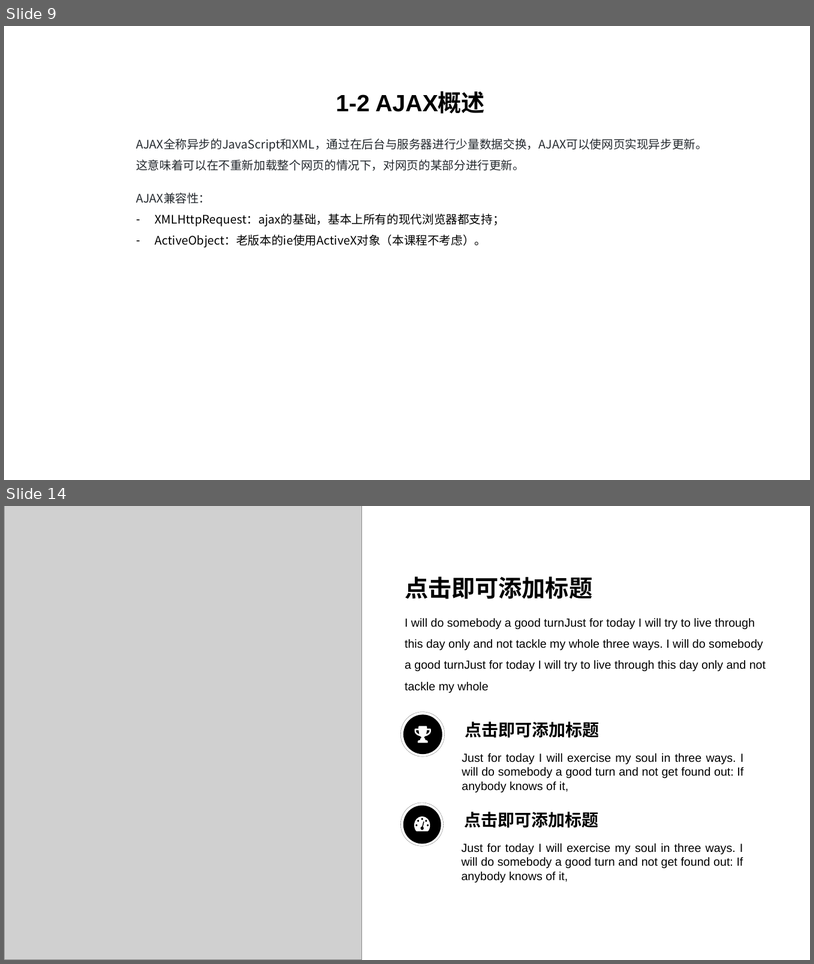
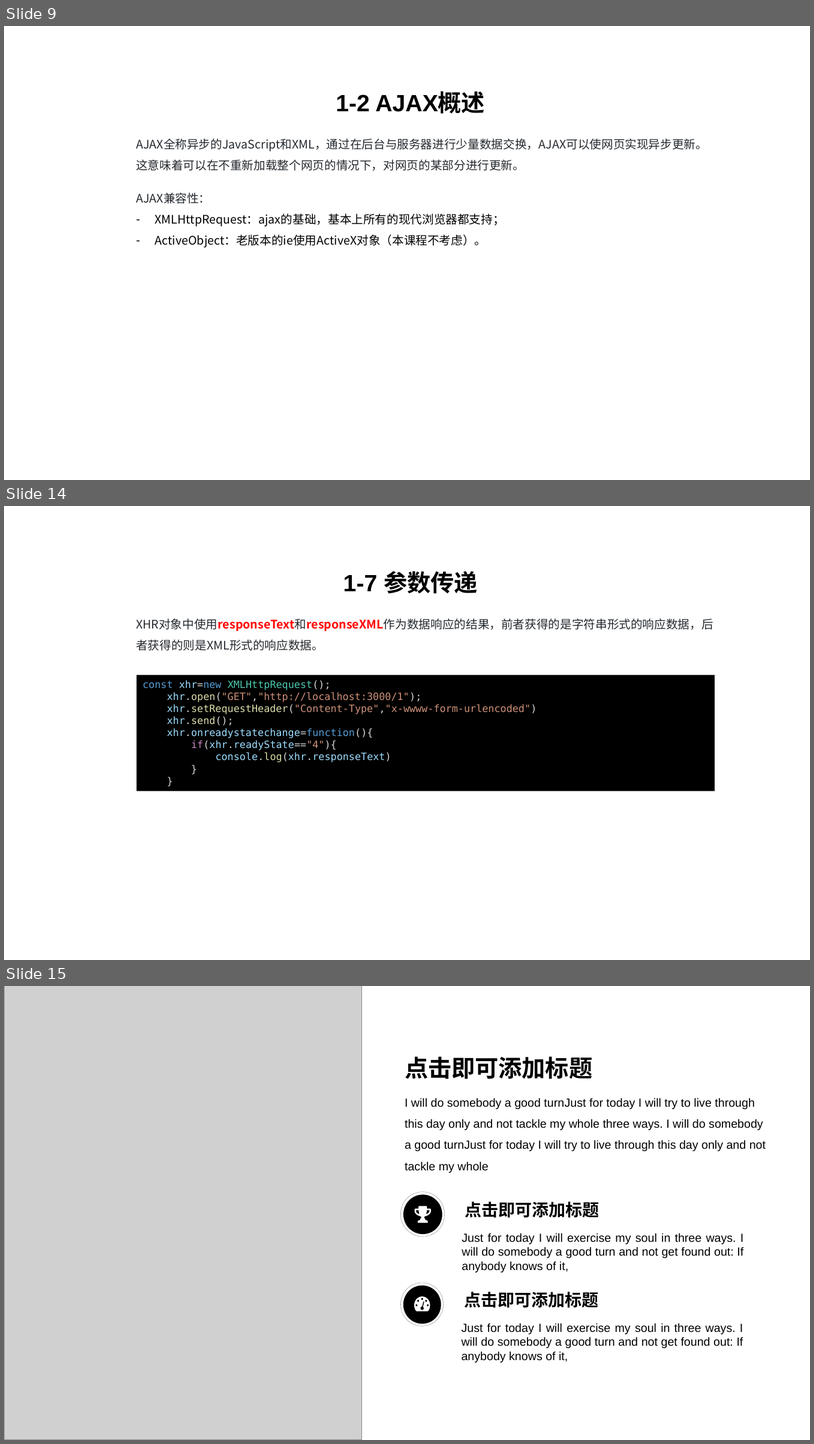
Before and after one commit to CowenZhengHao/ajax, a slide deck: 课件.pptx. Shown one above the other, each under a label of ours: slides 9 and 14 before the commit, slides 9, 14 and 15 after it; the slides between them are not shown. The pictures are 814x964 and 814x1444 pixels, drawn with LibreOffice and Linux fonts; fonts in the diff are those of the drawing; grey boxes stand for pictures. Boxes give left, top, right and bottom in pixels: in the first picture for what was removed or moved away, otherwise in the second. Text is boxed around its words. In the diff, an @@ line names an element or a change of style, - is before the commit and + after.

```diff
--- a/课件.pptx
+++ b/课件.pptx
@@ slide 14 added at [4,506,810,960], background #FFFFFF @@
@@ text added at [344,571,478,594], 28 pt, text #000000, bold @@
+1-7 参数传递
@@ text added at [136,618,713,651], 14 pt, text #24292E @@
+XHR对象中使用responseText和responseXML作为数据响应的结果，前者获得的是字符串形式的响应数据，后者获得的则是XML形式的响应数据。
@@ rectangle added at [137,675,716,791], fill #000000, 12 pt, text #CE9178 @@
+const xhr=new XMLHttpRequest();
+xhr.open("GET","http://localhost:3000/1");
+xhr.setRequestHeader("Content-Type","x-wwww-form-urlencoded")
+xhr.send();
+xhr.onreadystatechange=function(){
+if(xhr.readyState=="4"){
+console.log(xhr.responseText)
+}
+}
@@ what was slide 14 is now slide 15 @@
```
Also in this commit, not shown: 6 slides changed, 1 other file.
